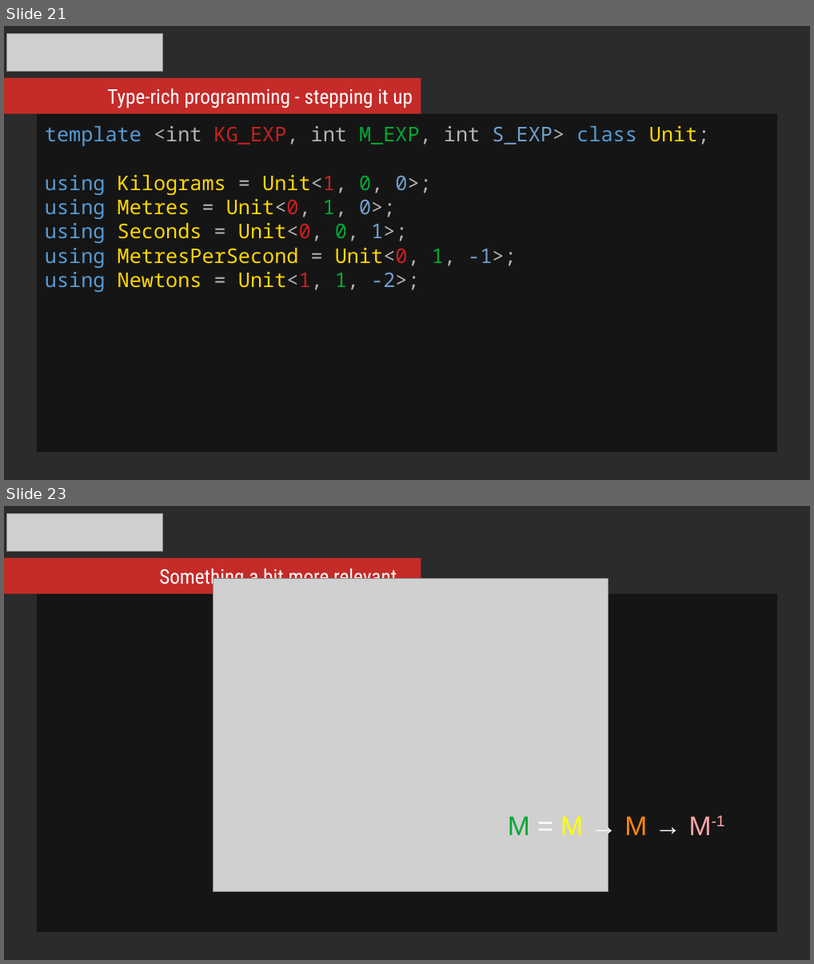
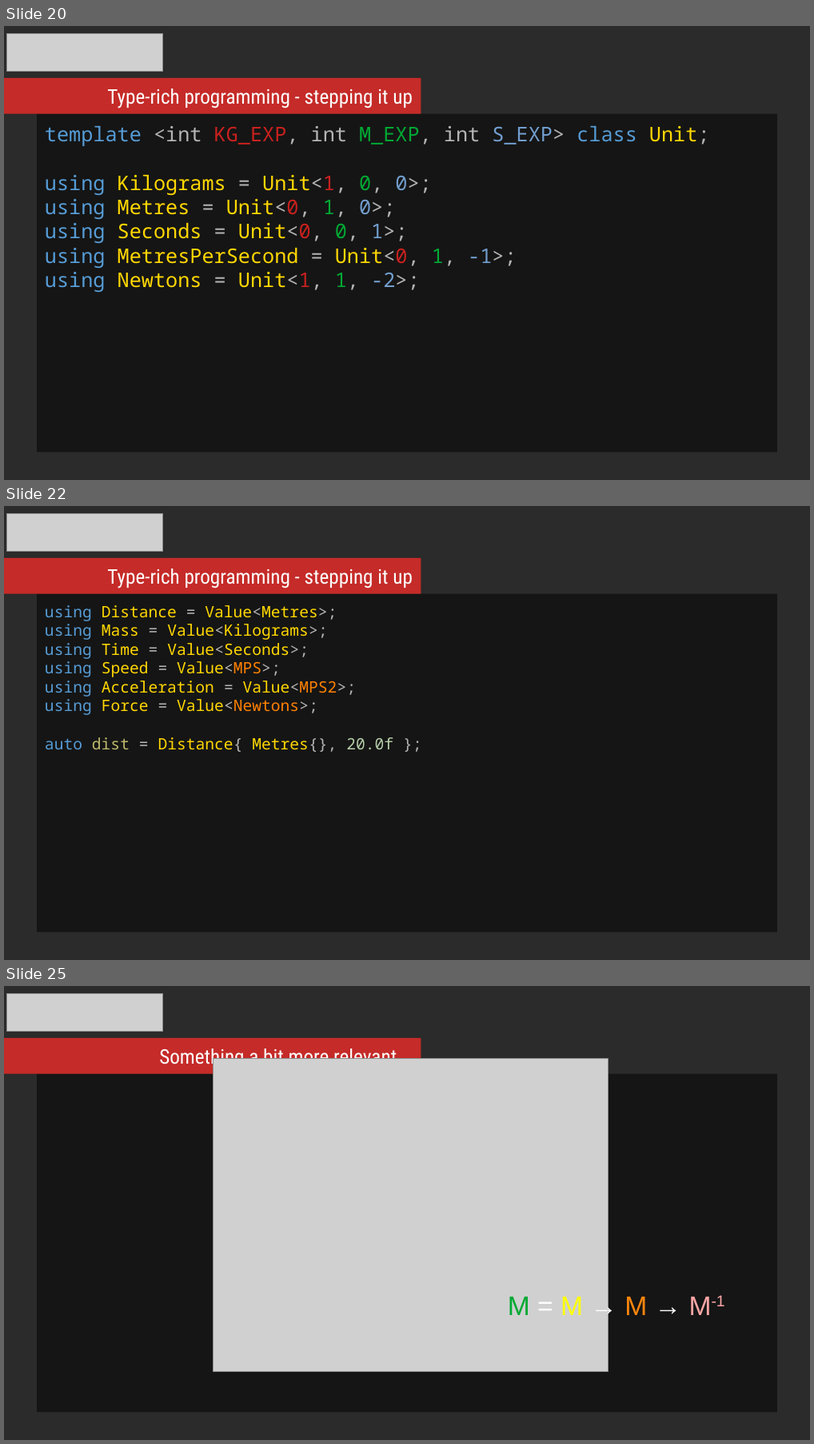
Before and after one commit to mikosz/type-safety, a slide deck: ask-not-what-you-can-do-for-the-compiler.odp. Shown one above the other, each under a label of ours: slides 21 and 23 before the commit, slides 20, 22 and 25 after it; the slides between them are not shown. The pictures are 814x964 and 814x1444 pixels, drawn with LibreOffice and Linux fonts; fonts in the diff are those of the drawing; grey boxes stand for pictures; background and template pictures are left out; a plain dark background stands for a picture behind light text. Boxes give left, top, right and bottom in pixels: in the first picture for what was removed or moved away, otherwise in the second. Text is boxed around its words. In the diff, an @@ line names an element or a change of style, - is before the commit and + after.

```diff
--- a/ask-not-what-you-can-do-for-the-compiler.odp
+++ b/ask-not-what-you-can-do-for-the-compiler.odp
@@ slide 22 added at (x1=4, y1=506, x2=810, y2=960), background picture (left out) @@
@@ picture added at (x1=7, y1=513, x2=164, y2=551) @@
@@ rectangle added at (x1=4, y1=558, x2=421, y2=593), fill #C52B28 @@
@@ text added at (x1=107, y1=568, x2=413, y2=588), 18 pt, text #FFFFFF @@
+Type-rich programming - stepping it up
@@ rectangle added at (x1=37, y1=594, x2=778, y2=932), fill #000000 at 51% opacity, 14 pt, text #FFD700 @@
+using Distance = Value<Metres>;
+using Mass = Value<Kilograms>;
+using Time = Value<Seconds>;
+using Speed = Value<MPS>;
+using Acceleration = Value<MPS2>;
+using Force = Value<Newtons>;
+auto dist = Distance{ Metres{}, 20.0f };
@@ what was slide 21 is now slide 20 @@
@@ what was slide 23 is now slide 25 @@
```
Also in this commit, not shown: 1 slide changed, 2 other slides added, 1 slide removed.
